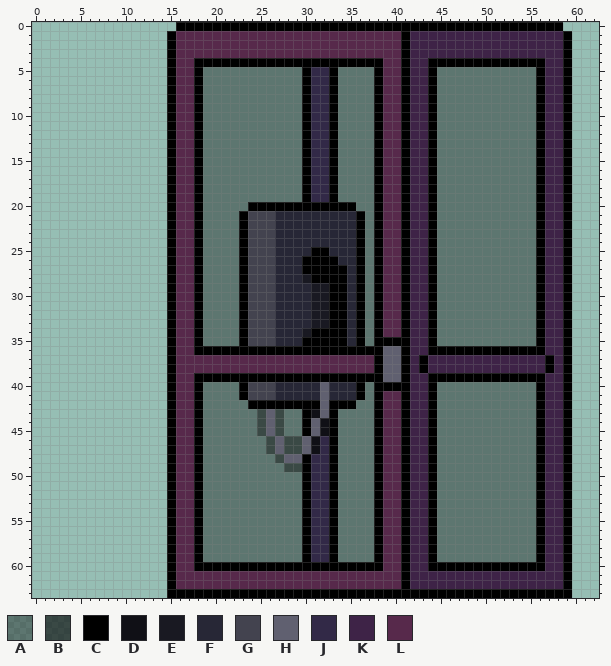
Pixel-art file, stored at Assets/Sprites/Level/_Phone_Booth.aseprite. Above: the version before the commit.
63x64 pixels, 1 frame.
Palette (. is transparent): A #00000061  B #0000009d  C #000000  D #101016  E #191922  F #272736  G #43434f  H #606070  J #322947  K #3e2347  L #57294b
New version:
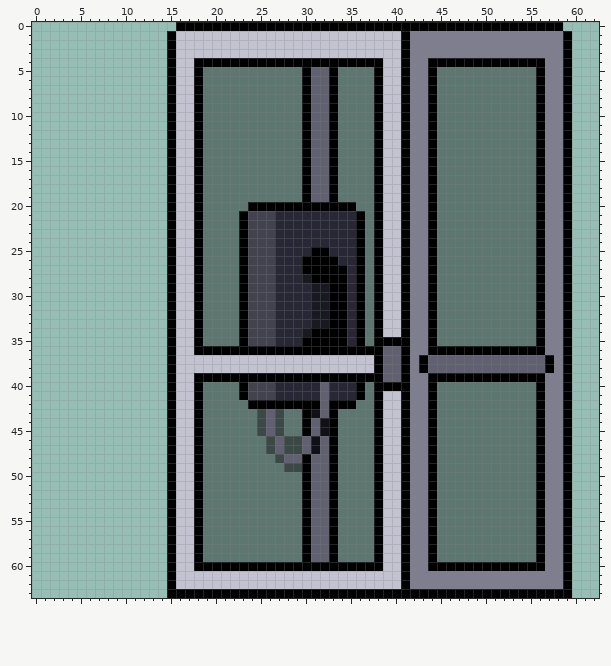
The exact change:
@@ palette @@
-K #3e2347
+K #7e7e8f
-L #57294b
+L #c2c2d1
--- layer "Layer 1"
@@ x 29..34 @@
  4 CCCCCC
- 5 ACJJCA
- 6 ACJJCA
- 7 ACJJCA
- 8 ACJJCA
- 9 ACJJCA
-10 ACJJCA
-11 ACJJCA
-12 ACJJCA
-13 ACJJCA
-14 ACJJCA
-15 ACJJCA
-16 ACJJCA
-17 ACJJCA
-18 ACJJCA
-19 ACJJCA
+ 5 ACHHCA
+ 6 ACHHCA
+ 7 ACHHCA
+ 8 ACHHCA
+ 9 ACHHCA
+10 ACHHCA
+11 ACHHCA
+12 ACHHCA
+13 ACHHCA
+14 ACHHCA
+15 ACHHCA
+16 ACHHCA
+17 ACHHCA
+18 ACHHCA
+19 ACHHCA
 20 CCCCCC
@@ x 42..58 @@
 36 KKCCCCCCCCCCCCCKK
-37 KCKKKKKKKKKKKKKCK
-38 KCKKKKKKKKKKKKKCK
+37 KCHHHHHHHHHHHHHCK
+38 KCHHHHHHHHHHHHHCK
 39 KKCCCCCCCCCCCCCKK
@@ x 29..34 @@
 45 ACHDCA
-46 BHDJCA
-47 BHDJCA
-48 HCJJCA
-49 BCJJCA
-50 ACJJCA
-51 ACJJCA
-52 ACJJCA
-53 ACJJCA
-54 ACJJCA
-55 ACJJCA
-56 ACJJCA
-57 ACJJCA
-58 ACJJCA
-59 ACJJCA
+46 BHDHCA
+47 BHDHCA
+48 HCHHCA
+49 BCHHCA
+50 ACHHCA
+51 ACHHCA
+52 ACHHCA
+53 ACHHCA
+54 ACHHCA
+55 ACHHCA
+56 ACHHCA
+57 ACHHCA
+58 ACHHCA
+59 ACHHCA
 60 CCCCCC
Pixel boxes of the changes (left, top, right, bottom) in both pictures:
changed: (176, 31, 563, 589)
